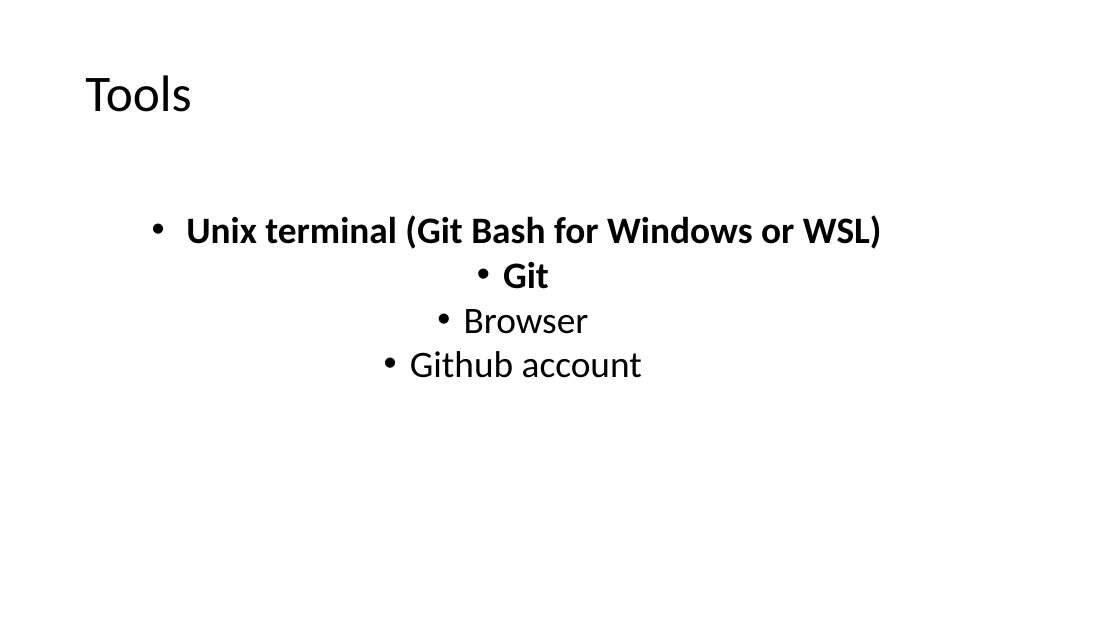
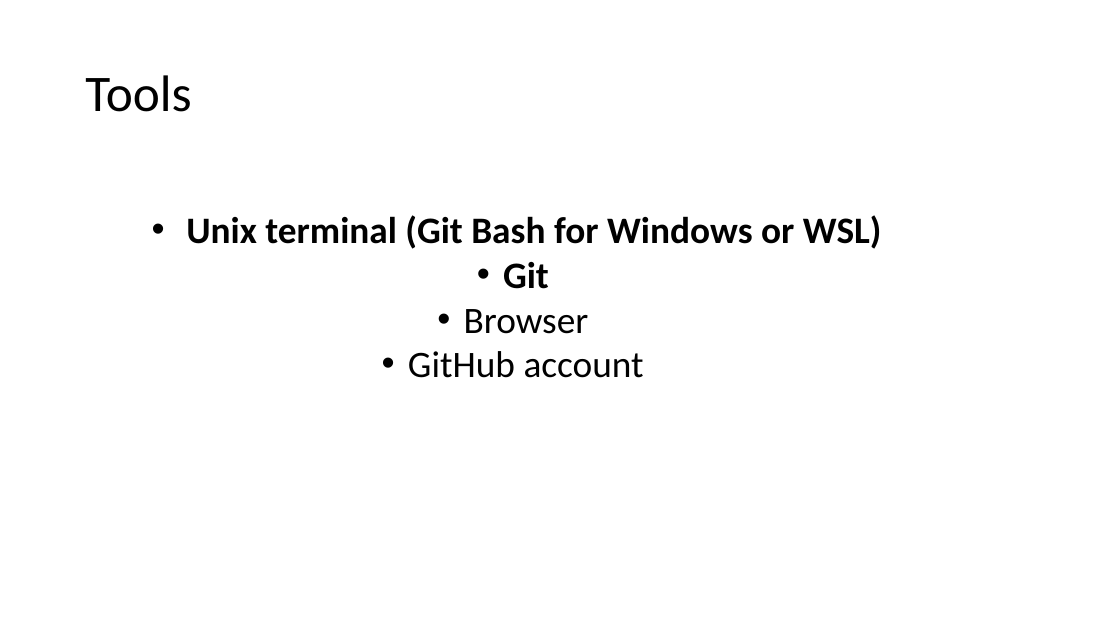
Before and after one commit to leilaicruz/Git4TUmembers_lesson, a slide deck: slide 10 of Git-intro-lesson(day 1).pptx. Drawn at 1120x630 pixels with LibreOffice and Linux fonts; fonts in the diff are those of the drawing. Boxes give left, top, right and bottom in pixels: in the first picture for what was removed or moved away, otherwise in the second. Text is boxed around its words. In the diff, an @@ line names an element or a change of style, - is before the commit and + after.

```diff
--- a/Git-intro-lesson(day 1).pptx
+++ b/Git-intro-lesson(day 1).pptx
@@ text at [408,351,644,378]: text changed @@
-• Github account
+• GitHub account
```
Also in this commit, not shown: 5 other slides changed, 5 slides added, 3 slides removed, 5 other files.
